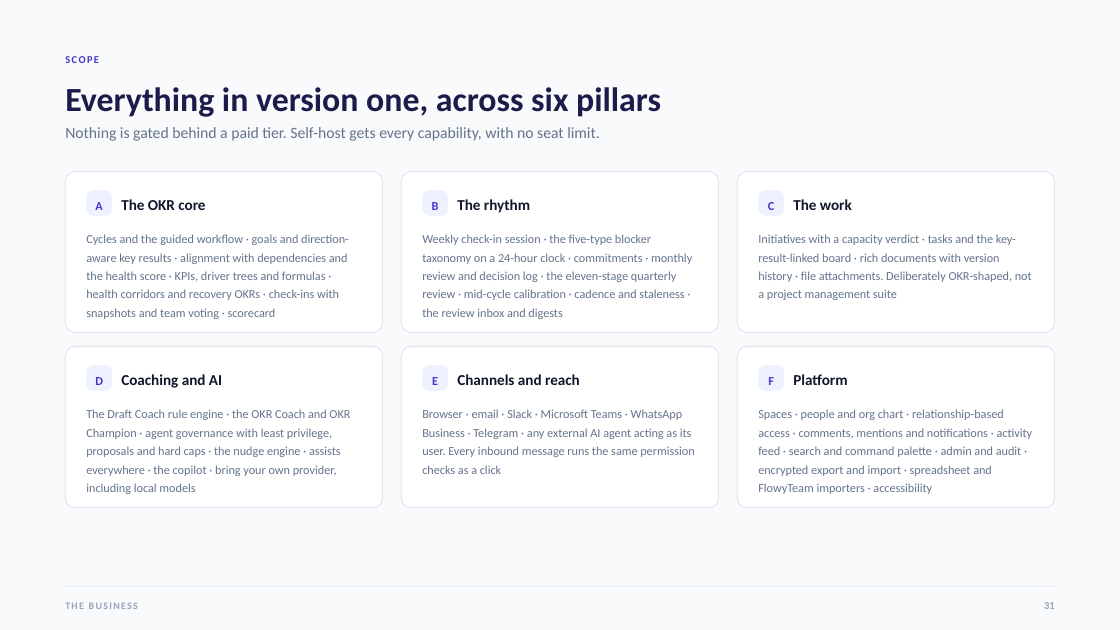
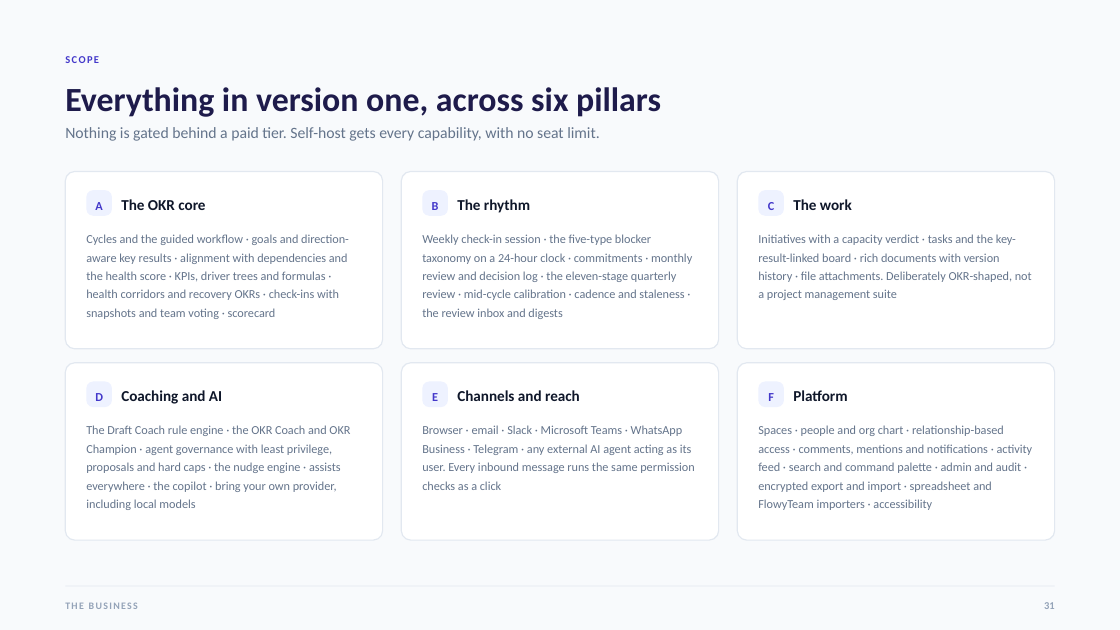
Before and after one commit to open-okr/open-okr, a slide deck: slide 31 of docs/stakeholder/OpenOKR-Deck.pptx. Drawn at 1120x630 pixels with LibreOffice and Linux fonts; fonts in the diff are those of the drawing. Boxes give left, top, right and bottom in pixels: in the first picture for what was removed or moved away, otherwise in the second. Text is boxed around its words. In the diff, an @@ line names an element or a change of style, - is before the commit and + after.

Commit message:
Refactor presentation deck generation and improve layout handling
- Removed unnecessary compiled Python files from the cache.
- Updated `make-deck.py` to dynamically calculate heading sizes based on character count, improving text fitting.
- Adjusted layout dimensions and spacing for various elements to enhance visual consistency.
- Modified `preview.py` to ensure proper CSS styling for slides, including width adjustments for better rendering.

```diff
--- a/docs/stakeholder/OpenOKR-Deck.pptx
+++ b/docs/stakeholder/OpenOKR-Deck.pptx
@@ rounded rectangle: place and size @@
-rounded rectangle at [66, 171, 383, 333]
+rounded rectangle at [66, 171, 383, 349]
@@ rounded rectangle: place and size @@
-rounded rectangle at [402, 171, 719, 333]
+rounded rectangle at [402, 171, 719, 349]
@@ rounded rectangle: place and size @@
-rounded rectangle at [738, 171, 1055, 333]
+rounded rectangle at [738, 171, 1055, 349]
@@ rounded rectangle: place and size @@
-rounded rectangle at [66, 346, 383, 507]
+rounded rectangle at [66, 363, 383, 540]
@@ rounded rectangle: place and size @@
-rounded rectangle at [402, 346, 719, 507]
+rounded rectangle at [402, 363, 719, 540]
@@ proportions changed in 6 elements at [66, 171, 383, 349], [402, 171, 719, 349], [738, 171, 1055, 349], [66, 363, 383, 540], [402, 363, 719, 540], [738, 363, 1055, 540] @@
@@ rounded rectangle: place and size @@
-rounded rectangle at [738, 346, 1055, 507]
+rounded rectangle at [738, 363, 1055, 540]
@@ 6 texts, 3 rounded rectangles: place and size @@
-6 texts, 3 rounded rectangles at [87, 365, 847, 392]
+6 texts, 3 rounded rectangles at [87, 381, 847, 408]
@@ text "The Draft Coach rule engine ...": place and size @@
-text "The Draft Coach rule engine ..." at [86, 409, 350, 494]
+text "The Draft Coach rule engine ..." at [86, 425, 350, 510]
@@ text "Browser · email · Slack ...": place and size @@
-text "Browser · email · Slack ..." at [422, 409, 694, 474]
+text "Browser · email · Slack ..." at [422, 425, 694, 490]
@@ text "Spaces · people and org ...": place and size @@
-text "Spaces · people and org ..." at [758, 409, 1033, 494]
+text "Spaces · people and org ..." at [758, 425, 1033, 510]
```
Also in this commit, not shown: 19 other slides changed, 41 other files.
